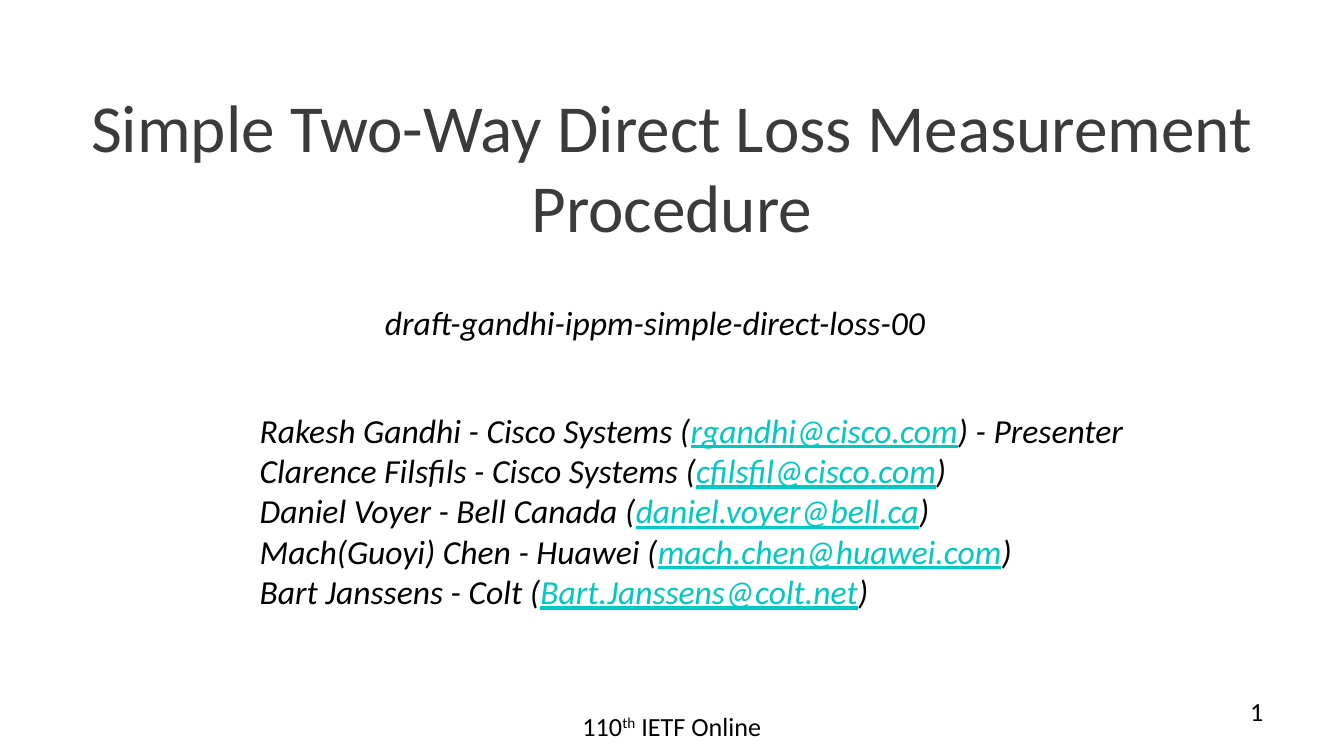
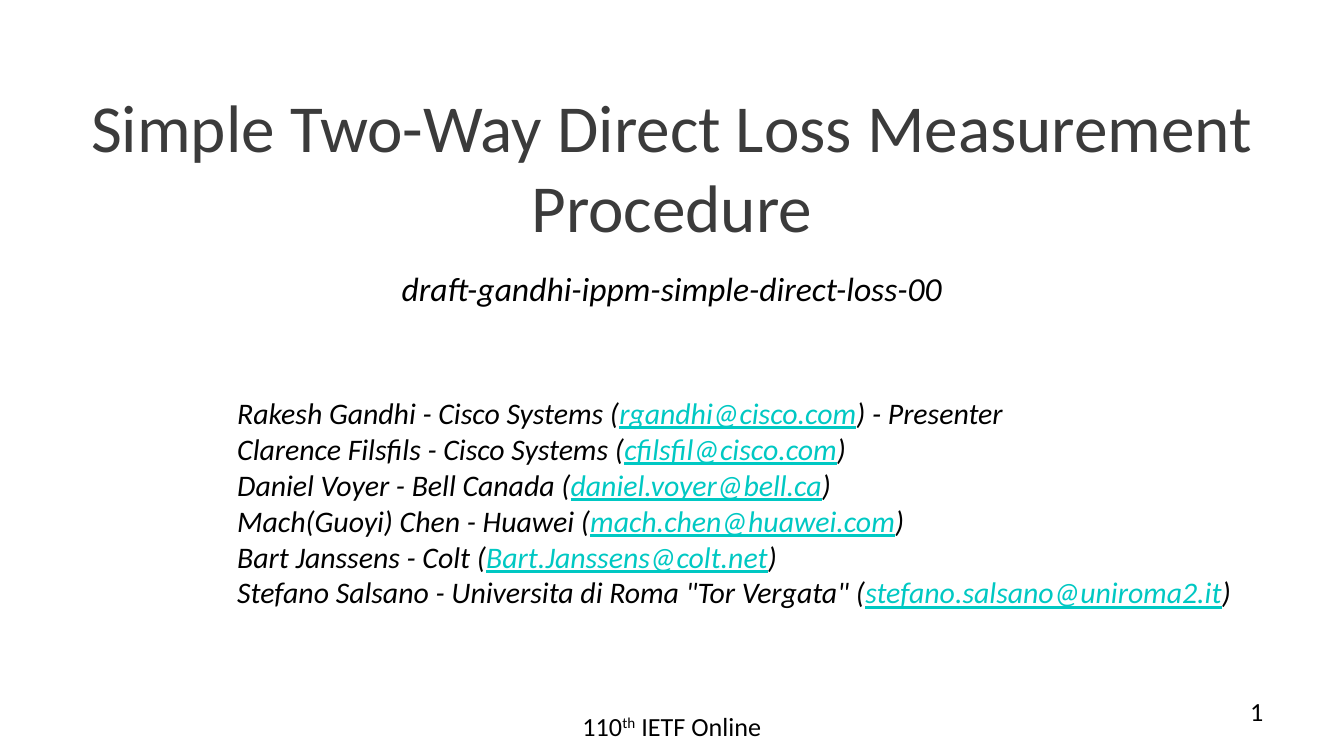
Before and after one commit to rakgandhi/ietf-slides, a slide deck: slide 1 of draft-gandhi-ippm-simple-direct-loss-00.pptx. Drawn at 1344x756 pixels with LibreOffice and Linux fonts; fonts in the diff are those of the drawing. Boxes give left, top, right and bottom in pixels: in the first picture for what was removed or moved away, otherwise in the second. Text is boxed around its words. In the diff, an @@ line names an element or a change of style, - is before the commit and + after.

```diff
--- a/draft-gandhi-ippm-simple-direct-loss-00.pptx
+++ b/draft-gandhi-ippm-simple-direct-loss-00.pptx
@@ subtitle "draft-gandhi-ippm-simple-direct-loss-00": place and size @@
-subtitle "draft-gandhi-ippm-simple-direct-loss-00" at bbox=[385, 311, 925, 341]
+subtitle "draft-gandhi-ippm-simple-direct-loss-00" at bbox=[402, 277, 942, 307]
@@ text "Rakesh Gandhi - Cisco Systems ...": place and size @@
-text "Rakesh Gandhi - Cisco Systems ..." at bbox=[260, 418, 1123, 610]
+text "Rakesh Gandhi - Cisco Systems ..." at bbox=[237, 402, 1231, 609]
@@ text at bbox=[237, 402, 1003, 573]: size 18 to 16 pt in "Rakesh Gandhi - Cisco Systems (rgandhi@cisco.com) - ...", "Clarence Filsfils - Cisco Systems (cfilsfil@cisco.com)", "Daniel Voyer - Bell Canada (daniel.voyer@bell.ca)", "Mach(Guoyi) Chen - Huawei (mach.chen@huawei.com)" and 1 more places @@
@@ text at bbox=[237, 581, 1231, 609]: paragraph added @@
+Stefano Salsano - Universita di Roma "Tor Vergata" (stefano.salsano@uniroma2.it)
```
Also in this commit, not shown: 1 other file.
